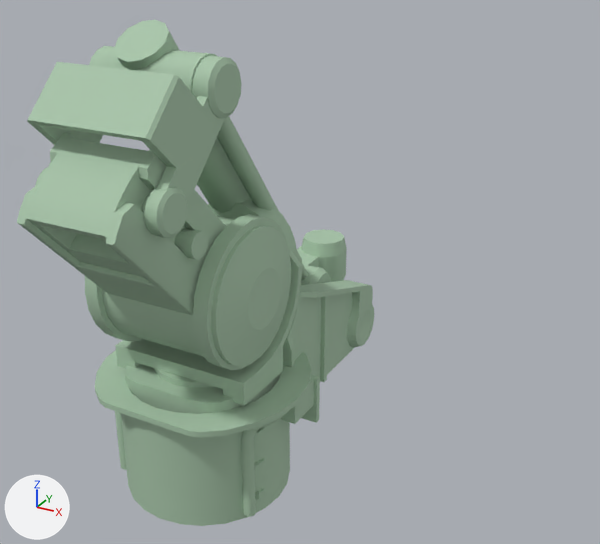
Before and after pictures for a commit that changed the Blender file models/ingame/clean/panel_64_trans/panel.blend.
Both versions are drawn from a 50 mm camera at (62.3, -128.6, 33.8) aimed at (2.8, -20.4, -20.3). The lights are fixed; the arrows at lower left show +X, +Y and +Z.

Objects in the first picture: 'arm64x64_interior_body'.
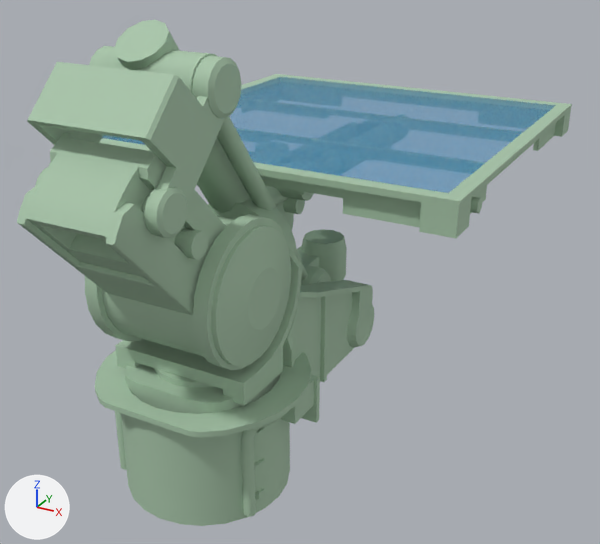
Boxes [x1, y1, x2, y2] around the edits, measured in the pictures (600 x 544 px):
'telescope_arm_toponly_ref', shown (blue)
    after: [100, 74, 572, 238]

The change, as a list of edits to the scene's bpy script:
```text
Change ob_telescope_arm_toponly_ref:
    remove ob_telescope_arm_toponly_ref.hide_set(True)  # its collection is switched off
```
